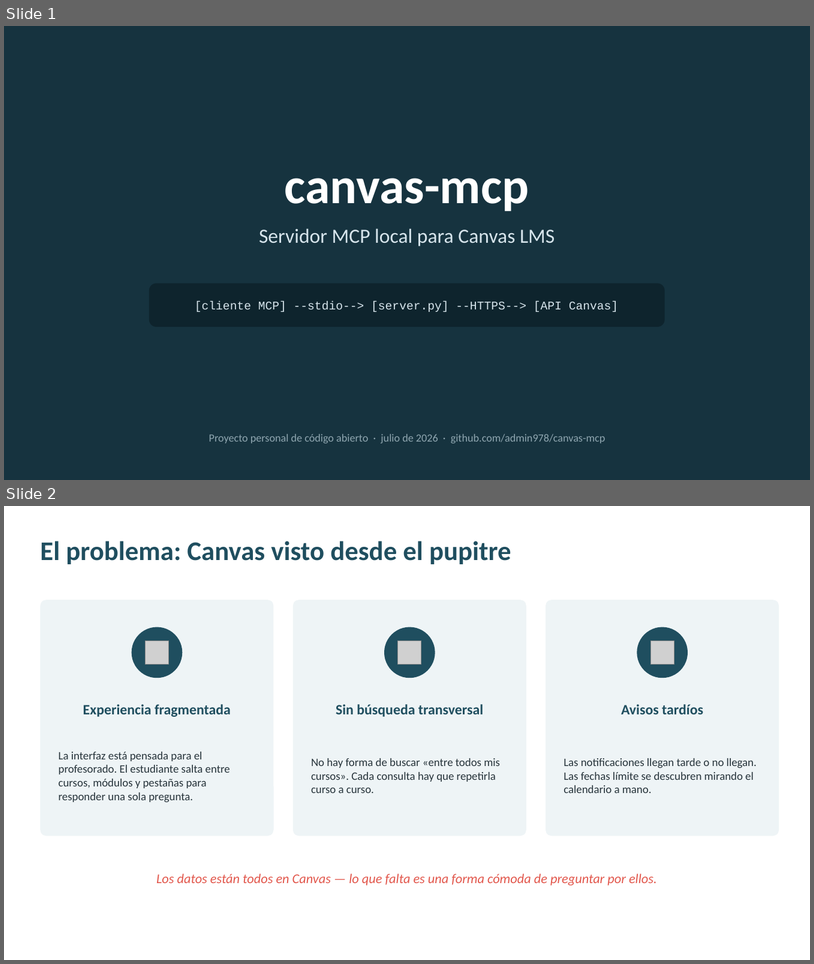
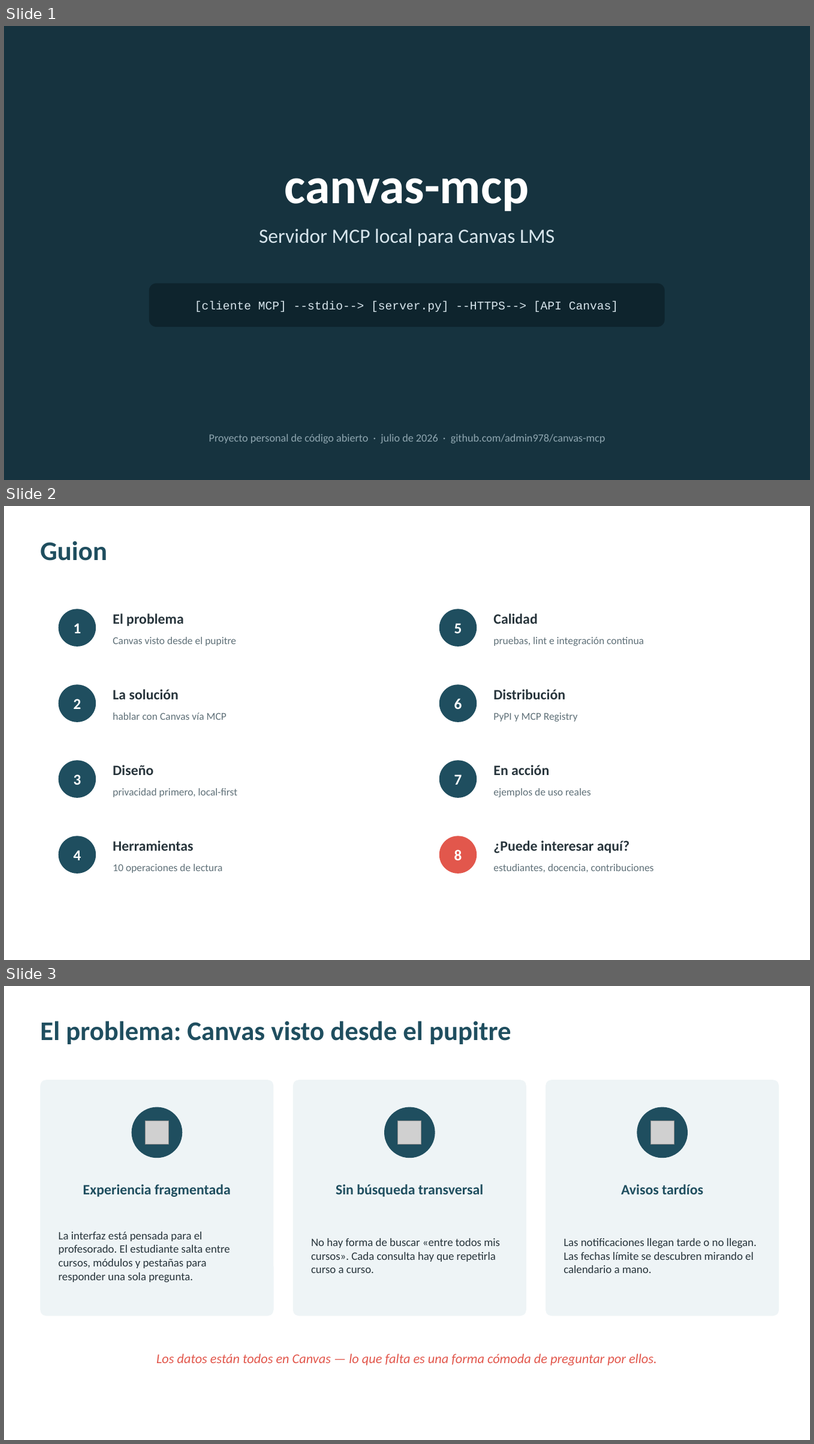
Before and after one commit to admin978/canvas-mcp, a slide deck: docs/presentacion-canvas-mcp.pptx. Shown one above the other, each under a label of ours: slides 1 and 2 before the commit, slides 1, 2 and 3 after it. The pictures are 814x964 and 814x1444 pixels, drawn with LibreOffice and Linux fonts; fonts in the diff are those of the drawing; grey boxes stand for pictures. Boxes give left, top, right and bottom in pixels: in the first picture for what was removed or moved away, otherwise in the second. Text is boxed around its words. In the diff, an @@ line names an element or a change of style, - is before the commit and + after.

```diff
--- a/docs/presentacion-canvas-mcp.pptx
+++ b/docs/presentacion-canvas-mcp.pptx
@@ slide 2 added at (4,506,810,960), background #FFFFFF @@
@@ text added at (40,541,107,561), 32 pt, text #1F4E5F, bold @@
+Guion
@@ ellipse added at (59,609,96,646), fill #1F4E5F @@
@@ text added at (113,613,184,626), 17 pt, text #27343B, bold @@
+El problema
@@ ellipse added at (440,609,477,646), fill #1F4E5F @@
@@ text added at (494,613,537,624), 17 pt, text #27343B, bold @@
+Calidad
@@ text added at (74,623,81,633), 18 pt, text #FFFFFF, bold @@
+1
@@ text added at (455,623,462,633), 18 pt, text #FFFFFF, bold @@
+5
@@ text added at (113,637,236,646), 12.5 pt, text #5F7078 @@
+Canvas visto desde el pupitre
@@ text added at (494,637,644,646), 12.5 pt, text #5F7078 @@
+pruebas, lint e integración continua
@@ ellipse added at (59,684,96,722), fill #1F4E5F @@
@@ ellipse added at (440,684,477,722), fill #1F4E5F @@
@@ text added at (74,699,81,709), 18 pt, text #FFFFFF, bold @@
+2
@@ text added at (113,689,179,699), 17 pt, text #27343B, bold @@
+La solución
@@ text added at (455,698,462,709), 18 pt, text #FFFFFF, bold @@
+6
@@ text added at (494,689,566,699), 17 pt, text #27343B, bold @@
+Distribución
@@ text added at (113,712,227,720), 12.5 pt, text #5F7078 @@
+hablar con Canvas vía MCP
@@ text added at (494,712,578,721), 12.5 pt, text #5F7078 @@
+PyPI y MCP Registry
@@ ellipse added at (59,760,96,798), fill #1F4E5F @@
@@ text added at (74,774,81,784), 18 pt, text #FFFFFF, bold @@
+3
@@ text added at (113,765,153,775), 17 pt, text #27343B, bold @@
+Diseño
@@ ellipse added at (440,760,477,798), fill #1F4E5F @@
@@ text added at (455,774,462,784), 18 pt, text #FFFFFF, bold @@
+7
@@ text added at (494,765,549,775), 17 pt, text #27343B, bold @@
+En acción
@@ text added at (113,788,238,797), 12.5 pt, text #5F7078 @@
+privacidad primero, local-first
@@ text added at (494,788,591,797), 12.5 pt, text #5F7078 @@
+ejemplos de uso reales
@@ ellipse added at (59,835,96,873), fill #1F4E5F @@
@@ text added at (113,840,193,850), 17 pt, text #27343B, bold @@
+Herramientas
@@ ellipse added at (440,835,477,873), fill #E2574C @@
@@ text added at (494,840,630,853), 17 pt, text #27343B, bold @@
+¿Puede interesar aquí?
@@ text added at (74,850,81,860), 18 pt, text #FFFFFF, bold @@
+4
@@ text added at (113,864,222,873), 12.5 pt, text #5F7078 @@
+10 operaciones de lectura
@@ text added at (455,849,462,860), 18 pt, text #FFFFFF, bold @@
+8
@@ text added at (494,864,654,872), 12.5 pt, text #5F7078 @@
+estudiantes, docencia, contribuciones
@@ what was slide 2 is now slide 3 @@
```
Also in this commit, not shown: 3 other files.
